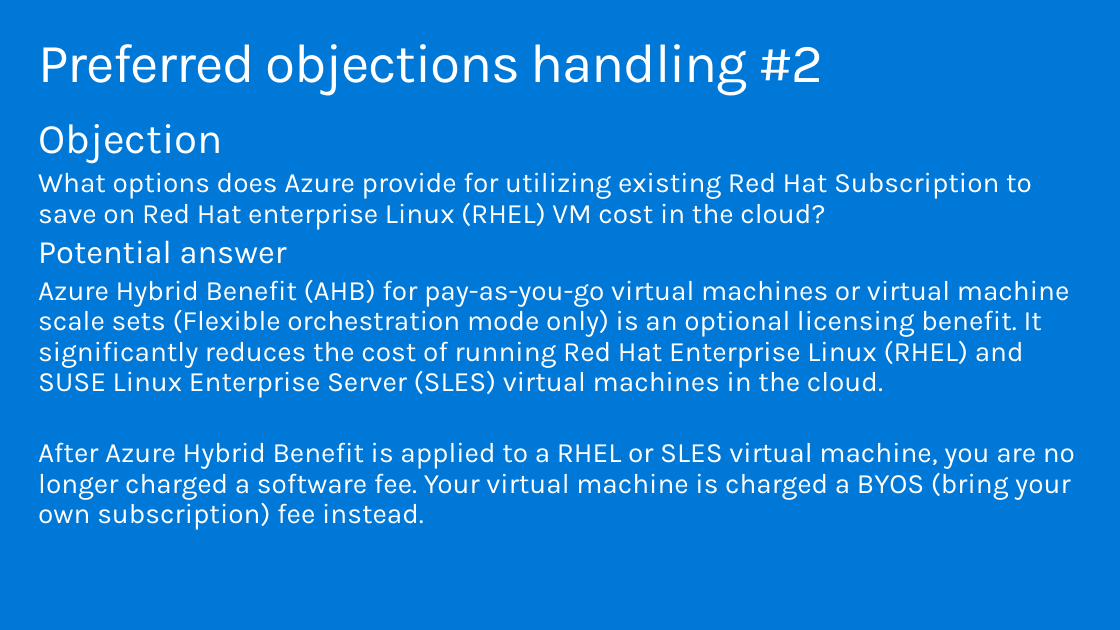
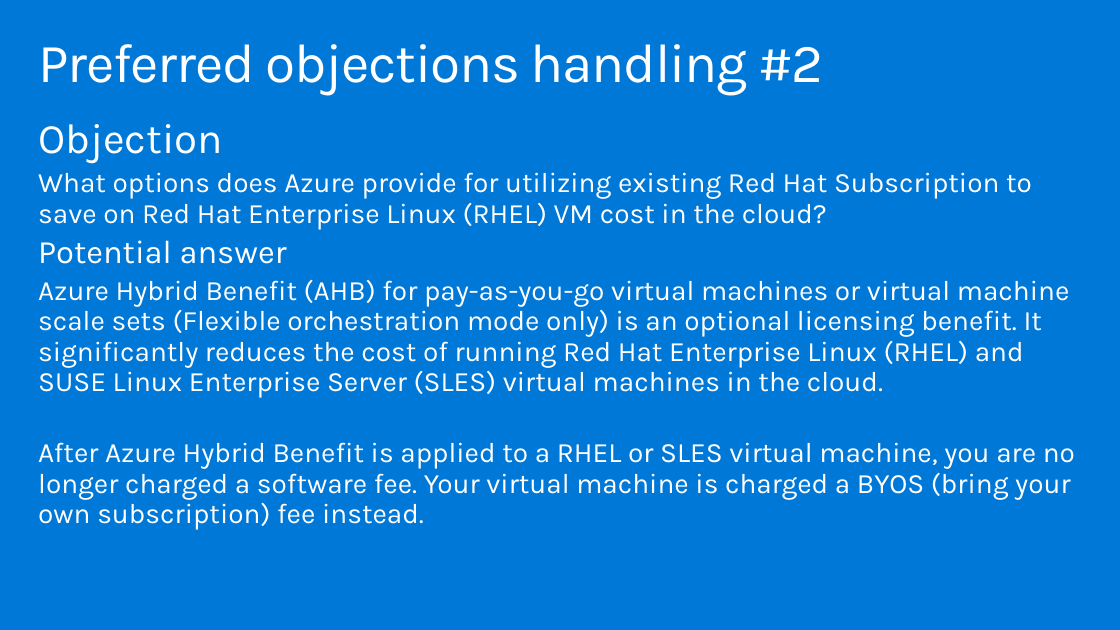
Before and after one commit to solliancenet/MCW-Migrate-Linux-OSS-DB-to-Azure, a slide deck: slide 27 of Whiteboard design session/WDS trainer presentation - Migrate and modernize case for Linux and OSS DB to Azure.pptx. Drawn at 1120x630 pixels with LibreOffice and Linux fonts; fonts in the diff are those of the drawing. Boxes give left, top, right and bottom in pixels: in the first picture for what was removed or moved away, otherwise in the second. Text is boxed around its words. In the diff, an @@ line names an element or a change of style, - is before the commit and + after.

```diff
--- a/Whiteboard design session/WDS trainer presentation - Migrate and modernize case for Linux and OSS DB to Azure.pptx
+++ b/Whiteboard design session/WDS trainer presentation - Migrate and modernize case for Linux and OSS DB to Azure.pptx
@@ text at [38,172,1032,229]: text changed @@
-What options does Azure provide for utilizing existing Red Hat Subscription to save on Red Hat enterprise Linux (RHEL) VM cost in the cloud?
+What options does Azure provide for utilizing existing Red Hat Subscription to save on Red Hat Enterprise Linux (RHEL) VM cost in the cloud?
```
Also in this commit, not shown: 2 other slides changed.
